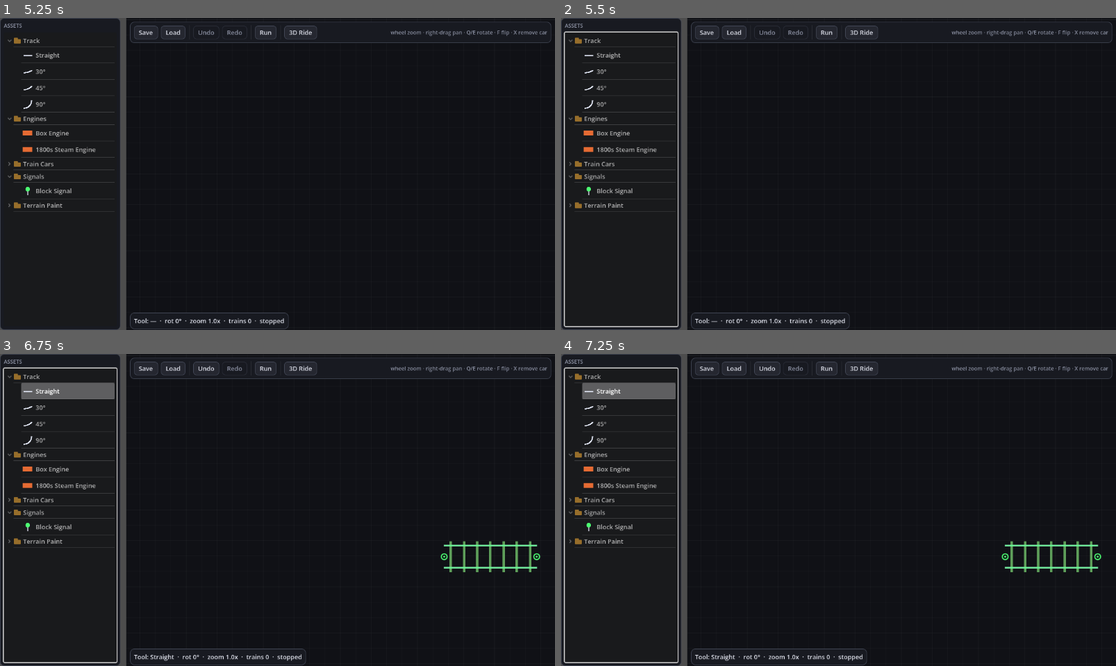
Above: before the commit, frames 1-4 (two rows, left to right).
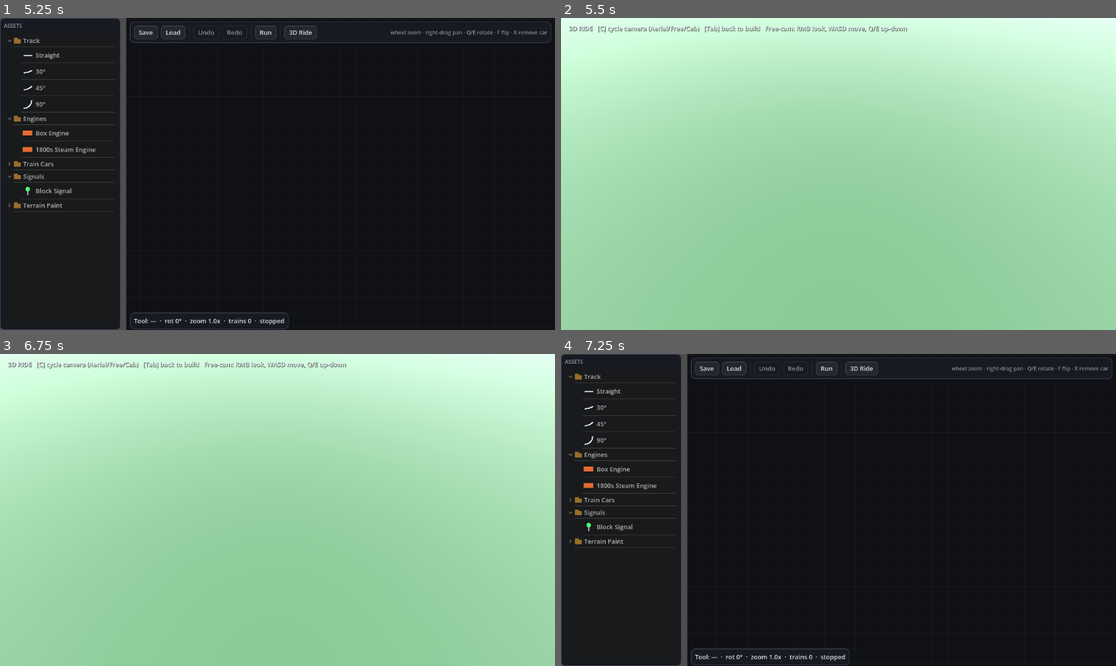
Above: after the commit, the same moments.

Repository: Bradslavens/RailBuilder
Game: Godot game, scene res://views/build2d/build2d.tscn
Same seed, same stepped clock (60 frames per second), same inputs: the game is played once before the commit and once after it.
Inputs (mouse positions are in pixels of both pictures, inside the frame that each line leads up to):
- Up to frame 1 (5.25 s): click "Run" at 0.5 s; click "3D Ride" at 1.25 s; tap Enter at 2, 5 s; move the mouse to (399, 158) at 2.02 s; hold D 2.03-2.75 s; tap Tab at 2.1 s; click (399, 158) at 2.17 s; tap Space at 2.27, 4.25 s; click "Save" at 2.75 s; click "Load" at 3.5 s; drag from (338, 174) to (249, 236) at 4.27 s; move the mouse to (333, 105) at 5.02 s; hold D from 5.03 s (still down); tap Z at 5.1 s; click (333, 105) at 5.17 s
- Up to frame 2 (5.5 s): keep holding D; tap Tab at 5.3 s
- Up to frame 3 (6.75 s): release D at 5.75 s; tap Space at 5.75 s; drag from (249, 572) to (111, 463) at 5.77 s; tap Enter at 6.5 s; move the mouse to (444, 556) at 6.52 s; hold A from 6.53 s (still down); tap 1 at 6.6 s; click (444, 556) at 6.67 s
- Up to frame 4 (7.25 s): keep holding A; tap Space at 6.77 s; tap Tab at 6.8 s

Frame 1 is identical in both runs. In frame 2, 100% of the frame differs, in the area x 0-100%, y 0-100%; in frame 3, 100%; in frame 4, 2.3%.

Commit message:
Stop the asset dock swallowing map hotkeys
A focused Tree consumes printable keys for its type-ahead search, and Space via
ui_accept. Clicking any piece in the dock gave the Tree focus, after which +, -,
F, Q, E, R, S, L, X and Space never reached Build2D._unhandled_input. Wheel zoom
still worked, which made it look like a zoom bug.

Selection is mouse-driven, so the Tree never needs focus: FOCUS_NONE (matching
the toolbar buttons) plus allow_search = false.

Co-Authored-By: Claude Opus 4.8 <noreply@anthropic.com>

Diff:
--- a/views/build2d/asset_dock.gd
+++ b/views/build2d/asset_dock.gd
@@ -40,6 +40,11 @@
 	_tree = Tree.new()
 	_tree.hide_root = true
 	_tree.select_mode = Tree.SELECT_SINGLE
+	# A focused Tree eats printable keys for its type-ahead search (and Space via
+	# ui_accept), which would swallow the map hotkeys — +/-, F, Q/E — the moment you
+	# clicked a piece. Selection is mouse-driven, so the Tree never needs focus.
+	_tree.focus_mode = Control.FOCUS_NONE
+	_tree.allow_search = false
 	_tree.size_flags_vertical = Control.SIZE_EXPAND_FILL
 	_tree.item_selected.connect(_on_item_selected)
 	_tree.set_drag_forwarding(_get_tree_drag_data, Callable(), Callable())
